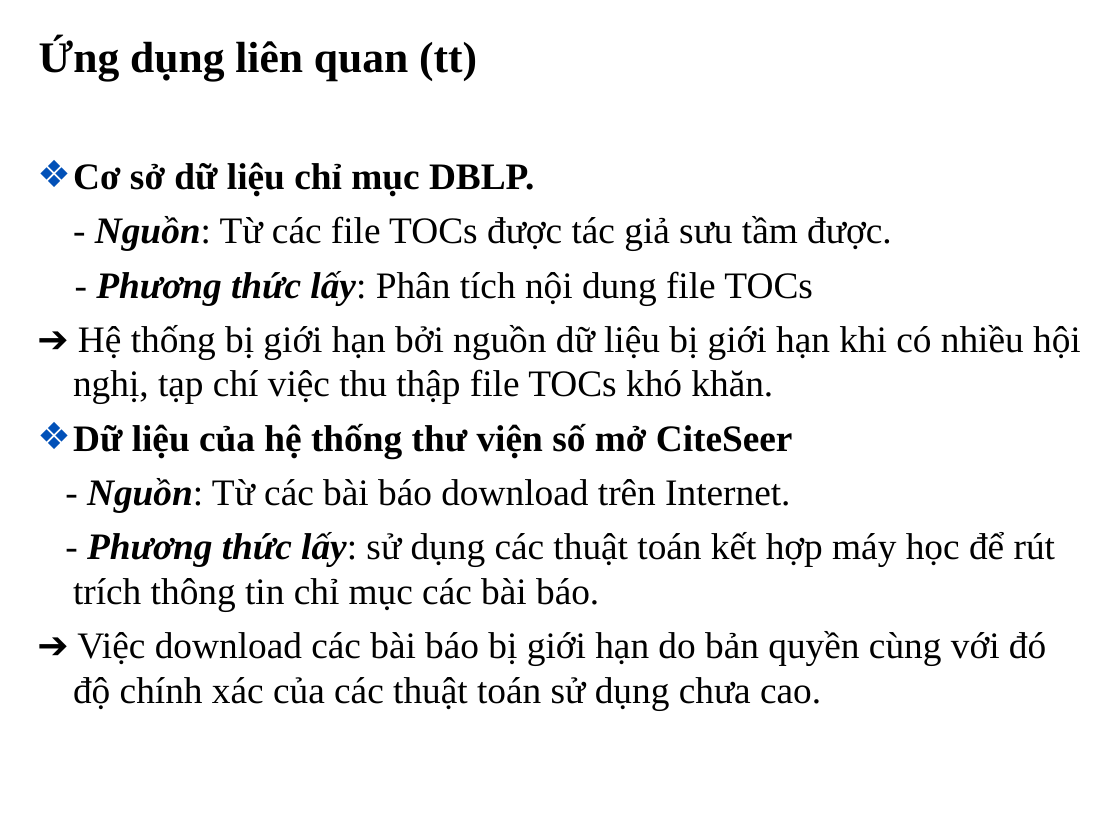
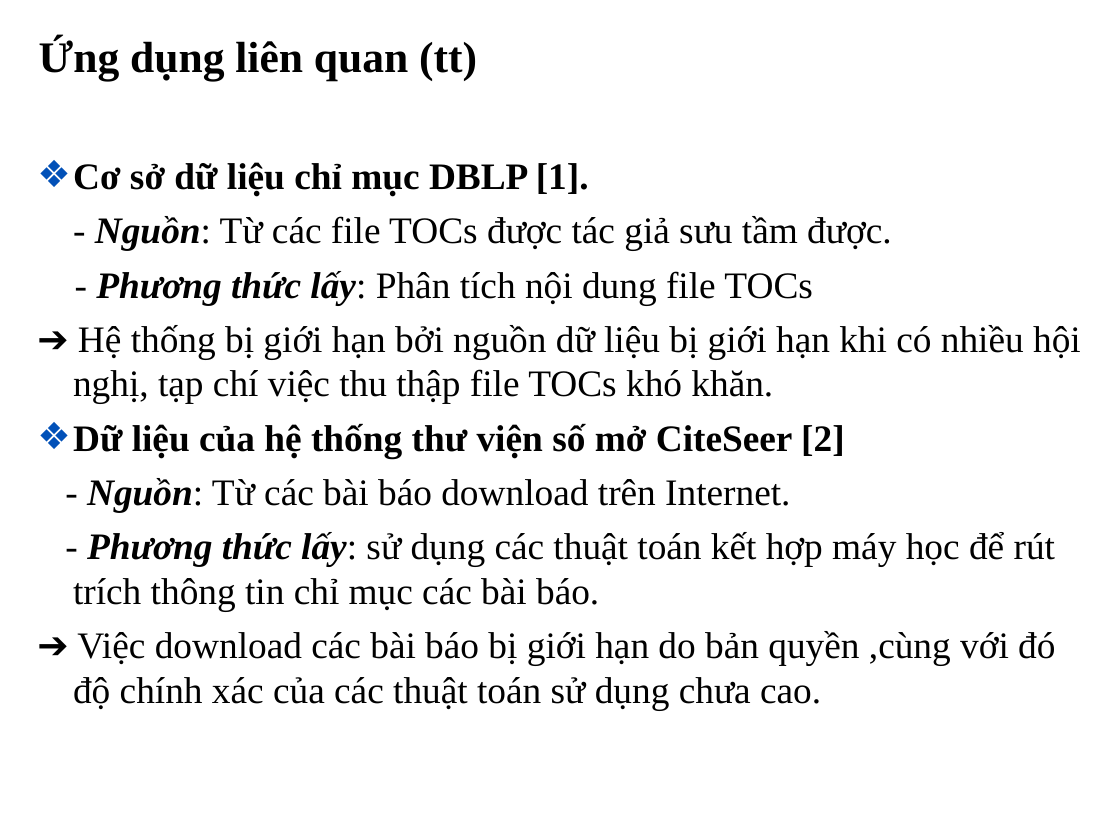
Before and after one commit to tiendv/detaitotnghiep, a slide deck: slide 6 of Report/Slide Baove/Final_slide.ppt. Drawn at 1120x840 pixels with LibreOffice and Linux fonts; fonts in the diff are those of the drawing; background and template pictures are left out. Boxes give left, top, right and bottom in pixels: in the first picture for what was removed or moved away, otherwise in the second. Text is boxed around its words. In the diff, an @@ line names an element or a change of style, - is before the commit and + after.

```diff
--- a/Report/Slide Baove/Final_slide.ppt
+++ b/Report/Slide Baove/Final_slide.ppt
@@ text at (x1=73, y1=162, x2=589, y2=196): text changed @@
-❖ Cơ sở dữ liệu chỉ mục DBLP.
+❖ Cơ sở dữ liệu chỉ mục DBLP [1].
@@ text at (x1=73, y1=423, x2=845, y2=458): text changed @@
-❖ Dữ liệu của hệ thống thư viện số mở CiteSeer
+❖ Dữ liệu của hệ thống thư viện số mở CiteSeer [2]
@@ text at (x1=73, y1=631, x2=1055, y2=710): text changed @@
-➔ Việc download các bài báo bị giới hạn do bản quyền cùng với đó độ chính xác của các thuật toán sử dụng chưa cao.
+➔ Việc download các bài báo bị giới hạn do bản quyền ,cùng với đó độ chính xác của các thuật toán sử dụng chưa cao.
```
Also in this commit, not shown: 11 other slides changed, 1 slide added.
